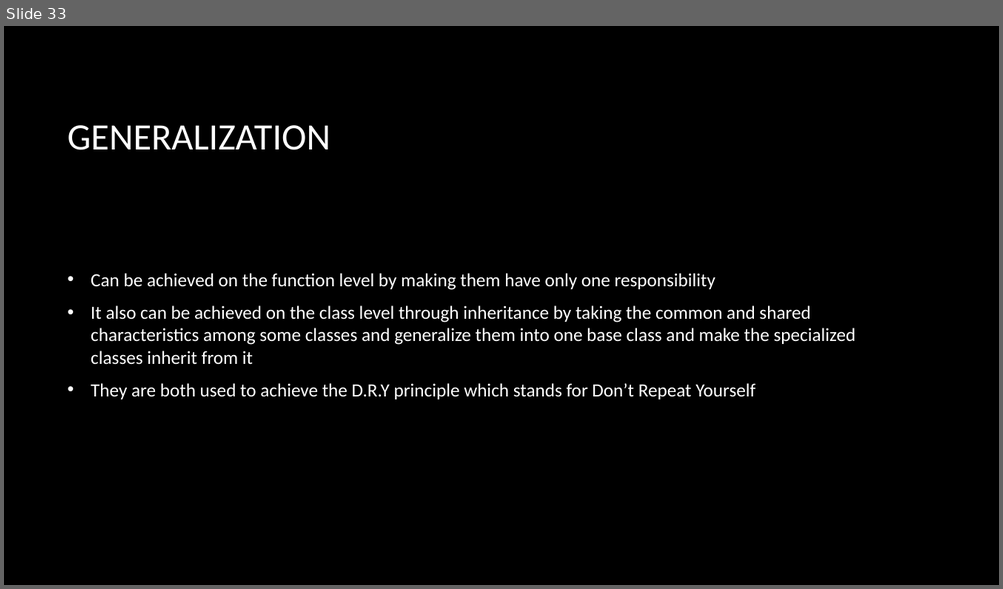
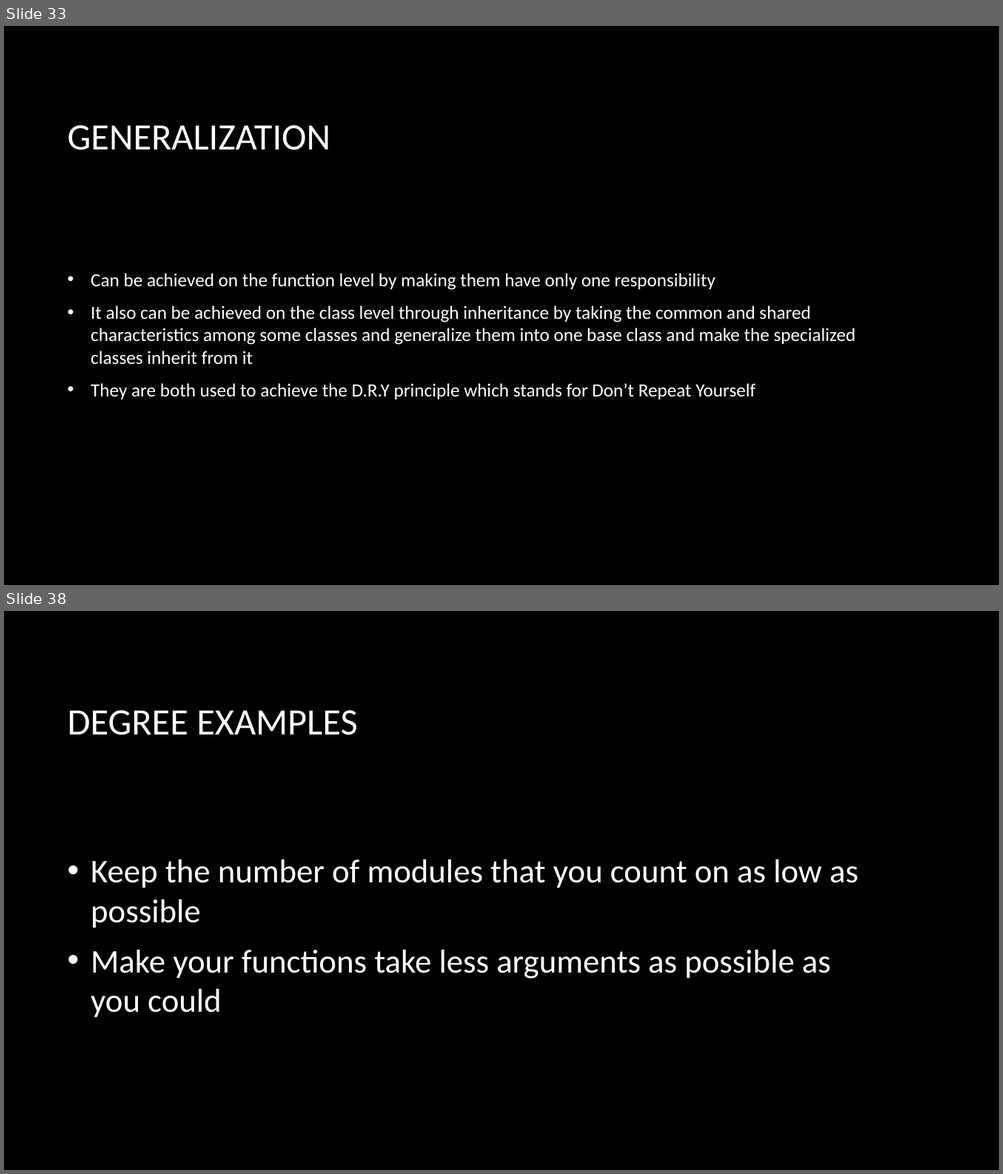
Before and after one commit to ahmedmagdy492/My-Hacking-Tutorails, a slide deck: Study/Object Oriented Design/Week 1 Objectives.pptx. Shown one above the other, each under a label of ours: slide 33 before the commit, slides 33 and 38 after it; the slides between them are not shown. The pictures are 1003x589 and 1003x1174 pixels, drawn with LibreOffice and Linux fonts; fonts in the diff are those of the drawing; background and template pictures are left out. Boxes give left, top, right and bottom in pixels: in the first picture for what was removed or moved away, otherwise in the second. Text is boxed around its words. In the diff, an @@ line names an element or a change of style, - is before the commit and + after.

```diff
--- a/Study/Object Oriented Design/Week 1 Objectives.pptx
+++ b/Study/Object Oriented Design/Week 1 Objectives.pptx
@@ slide 38 added at (4, 611, 999, 1170), background picture (left out) @@
@@ title added at (68, 710, 357, 735), 36 pt, text #FFFFFF @@
+DEGREE EXAMPLES
@@ text added at (91, 860, 858, 1018), 32 pt, text #FFFFFF @@
+• Keep the number of modules that you count on as low as possible
+• Make your functions take less arguments as possible as you could
```
Also in this commit, not shown: 1 slide changed, 9 other slides added, 4 other files.
